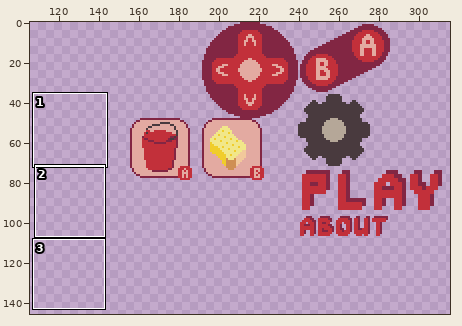
File history of a sprite sheet, game/assets/uisprite.png. The first picture is a wide view before the edit; the outline marks the close-up.
Close-up. Earlier state:
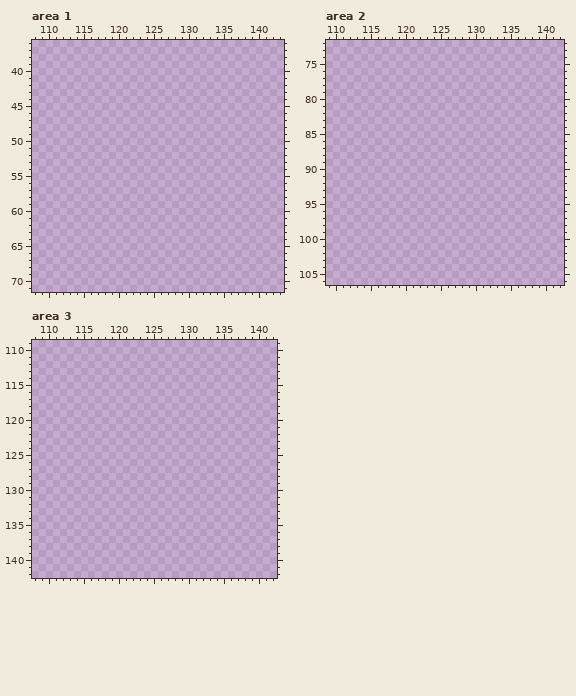
The file is 320x180 pixels. Shown: area 1: x 108..143, y 36..71; area 2: x 109..142, y 72..106; area 3: x 108..142, y 109..142. The wide view leaves out empty margins. The commit also changed other parts of the picture, which this record leaves out.
The result:
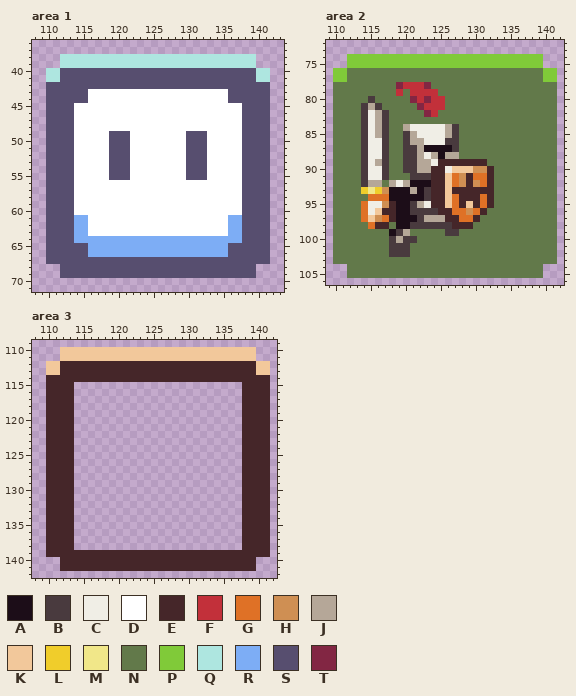
Palette (. is transparent): A #1c0d18  B #493a3e  C #f0eee6  D #ffffff  E #452629  F #c2303a  G #df7126  H #cf8f53  J #b5a798  K #f2c89b  L #f0cd2b  M #f1e789  N #62794a  P #80ca39  Q #aee6e0  R #7dadf5  S #574e6f  T #822643
Difference:
Changed rows in their new state; - is an unchanged pixel.
Area 1:
first column x 110:
38 --QQQQQQQQQQQQQQQQQQQQQQQQQQQQ--
39 --QQQQQQQQQQQQQQQQQQQQQQQQQQQQ--
40 QQSSSSSSSSSSSSSSSSSSSSSSSSSSSSQQ
41 QQSSSSSSSSSSSSSSSSSSSSSSSSSSSSQQ
42 SSSSSSSSSSSSSSSSSSSSSSSSSSSSSSSS
43 SSSSSSDDDDDDDDDDDDDDDDDDDDSSSSSS
44 SSSSSSDDDDDDDDDDDDDDDDDDDDSSSSSS
45 SSSSDDDDDDDDDDDDDDDDDDDDDDDDSSSS
46 SSSSDDDDDDDDDDDDDDDDDDDDDDDDSSSS
47 SSSSDDDDDDDDDDDDDDDDDDDDDDDDSSSS
48 SSSSDDDDDDDDDDDDDDDDDDDDDDDDSSSS
49 SSSSDDDDDSSSDDDDDDDDSSSDDDDDSSSS
50 SSSSDDDDDSSSDDDDDDDDSSSDDDDDSSSS
51 SSSSDDDDDSSSDDDDDDDDSSSDDDDDSSSS
52 SSSSDDDDDSSSDDDDDDDDSSSDDDDDSSSS
53 SSSSDDDDDSSSDDDDDDDDSSSDDDDDSSSS
54 SSSSDDDDDSSSDDDDDDDDSSSDDDDDSSSS
55 SSSSDDDDDSSSDDDDDDDDSSSDDDDDSSSS
56 SSSSDDDDDDDDDDDDDDDDDDDDDDDDSSSS
57 SSSSDDDDDDDDDDDDDDDDDDDDDDDDSSSS
58 SSSSDDDDDDDDDDDDDDDDDDDDDDDDSSSS
59 SSSSDDDDDDDDDDDDDDDDDDDDDDDDSSSS
60 SSSSDDDDDDDDDDDDDDDDDDDDDDDDSSSS
61 SSSSRRDDDDDDDDDDDDDDDDDDDDRRSSSS
62 SSSSRRDDDDDDDDDDDDDDDDDDDDRRSSSS
63 SSSSRRDDDDDDDDDDDDDDDDDDDDRRSSSS
64 SSSSRRRRRRRRRRRRRRRRRRRRRRRRSSSS
65 SSSSSSRRRRRRRRRRRRRRRRRRRRSSSSSS
66 SSSSSSRRRRRRRRRRRRRRRRRRRRSSSSSS
67 SSSSSSSSSSSSSSSSSSSSSSSSSSSSSSSS
68 --SSSSSSSSSSSSSSSSSSSSSSSSSSSS--
69 --SSSSSSSSSSSSSSSSSSSSSSSSSSSS--
Area 2:
first column x 110:
 74 --PPPPPPPPPPPPPPPPPPPPPPPPPPPP--
 75 --PPPPPPPPPPPPPPPPPPPPPPPPPPPP--
 76 PPNNNNNNNNNNNNNNNNNNNNNNNNNNNNPP
 77 PPNNNNNNNNNNNNNNNNNNNNNNNNNNNNPP
 78 NNNNNNNNNTFFFTNNNNNNNNNNNNNNNNNN
 79 NNNNNNNNNFNFFFFNNNNNNNNNNNNNNNNN
 80 NNNNNBNNNNNTFTFFNNNNNNNNNNNNNNNN
 81 NNNNBJBNNNNNTFFFNNNNNNNNNNNNNNNN
 82 NNNNBCJBNNNNNTFNNNNNNNNNNNNNNNNN
 83 NNNNBCJBNNNNNNNNNNNNNNNNNNNNNNNN
 84 NNNNBCJBNNJCCCCCJBNNNNNNNNNNNNNN
 85 NNNNBCJBNNBJCCCCJBNNNNNNNNNNNNNN
 86 NNNNBCCBNNBJJCCCBBNNNNNNNNNNNNNN
 87 NNNNBCCBNNBBJAAAABNNNNNNNNNNNNNN
 88 NNNNBCCBNNBBJCJAJJNNNNNNNNNNNNNN
 89 NNNNBCJBNNBBJJCEEEEEEENNNNNNNNNN
 90 NNNNBCCBNNBBJJEECKKKHHENNNNNNNNN
 91 NNNNBCCBNNNBBBEEKGHEGGENNNNNNNNN
 92 NNNNBJJNJCJAAAEEKGHEHGENNNNNNNNN
 93 NNNNLMLHAAAJABEEKEEEEEENNNNNNNNN
 94 NNNNNGGGAAAAABEEKGEEEGENNNNNNNNN
 95 NNNNGCCHEAABJCEEKGEKEGENNNNNNNNN
 96 NNNNGCKEEAABBBBEEGGHGENNNNNNNNNN
 97 NNNNGKHGEAAABJJJEEGGENNNNNNNNNNN
 98 NNNNNGEENAABBBBBBEEENNNNNNNNNNNN
 99 NNNNNNNNABJNNNNNBBNNNNNNNNNNNNNN
100 NNNNNNNNBJBBNNNNNNNNNNNNNNNNNNNN
101 NNNNNNNNBBBNNNNNNNNNNNNNNNNNNNNN
102 NNNNNNNNBBBNNNNNNNNNNNNNNNNNNNNN
103 NNNNNNNNNNNNNNNNNNNNNNNNNNNNNNNN
104 --NNNNNNNNNNNNNNNNNNNNNNNNNNNN--
105 --NNNNNNNNNNNNNNNNNNNNNNNNNNNN--
Area 3:
first column x 110:
110 --KKKKKKKKKKKKKKKKKKKKKKKKKKKK--
111 --KKKKKKKKKKKKKKKKKKKKKKKKKKKK--
112 KKEEEEEEEEEEEEEEEEEEEEEEEEEEEEKK
113 KKEEEEEEEEEEEEEEEEEEEEEEEEEEEEKK
114 EEEEEEEEEEEEEEEEEEEEEEEEEEEEEEEE
115 EEEE------------------------EEEE
116 EEEE------------------------EEEE
117 EEEE------------------------EEEE
118 EEEE------------------------EEEE
119 EEEE------------------------EEEE
120 EEEE------------------------EEEE
121 EEEE------------------------EEEE
122 EEEE------------------------EEEE
123 EEEE------------------------EEEE
124 EEEE------------------------EEEE
125 EEEE------------------------EEEE
126 EEEE------------------------EEEE
127 EEEE------------------------EEEE
128 EEEE------------------------EEEE
129 EEEE------------------------EEEE
130 EEEE------------------------EEEE
131 EEEE------------------------EEEE
132 EEEE------------------------EEEE
133 EEEE------------------------EEEE
134 EEEE------------------------EEEE
135 EEEE------------------------EEEE
136 EEEE------------------------EEEE
137 EEEE------------------------EEEE
138 EEEE------------------------EEEE
139 EEEEEEEEEEEEEEEEEEEEEEEEEEEEEEEE
140 --EEEEEEEEEEEEEEEEEEEEEEEEEEEE--
141 --EEEEEEEEEEEEEEEEEEEEEEEEEEEE--
Pixel boxes of the changes (left, top, right, bottom) in both close-ups:
added: (46, 54, 270, 278)
added: (333, 54, 557, 278)
added: (46, 347, 270, 571)
